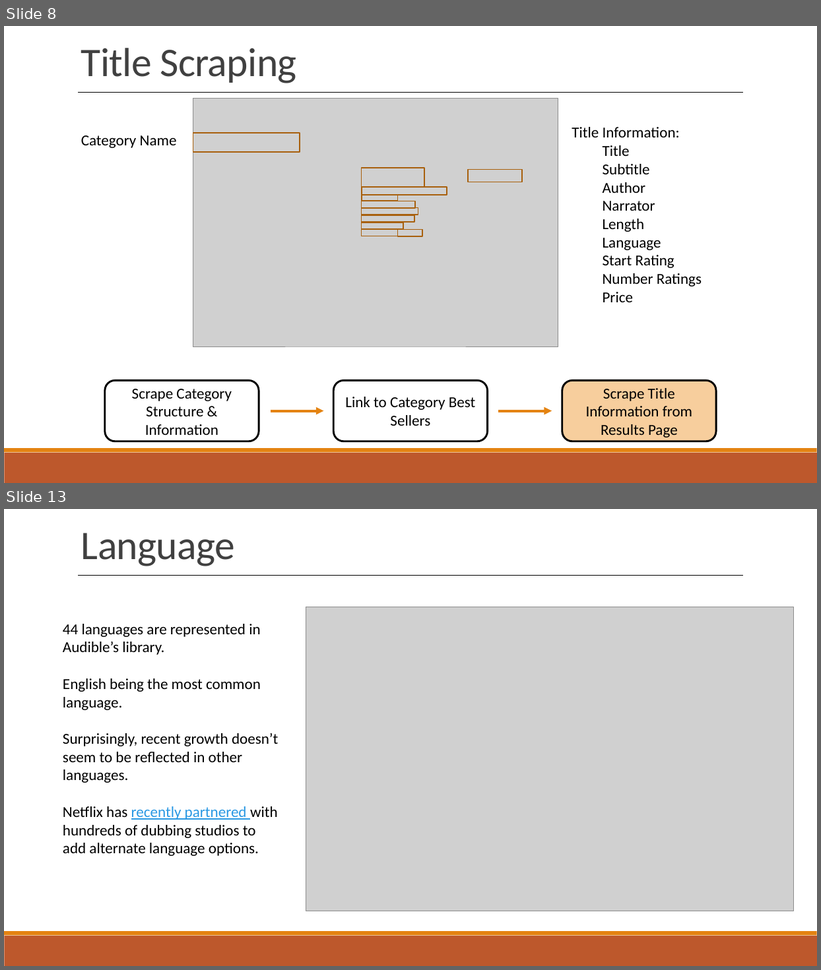
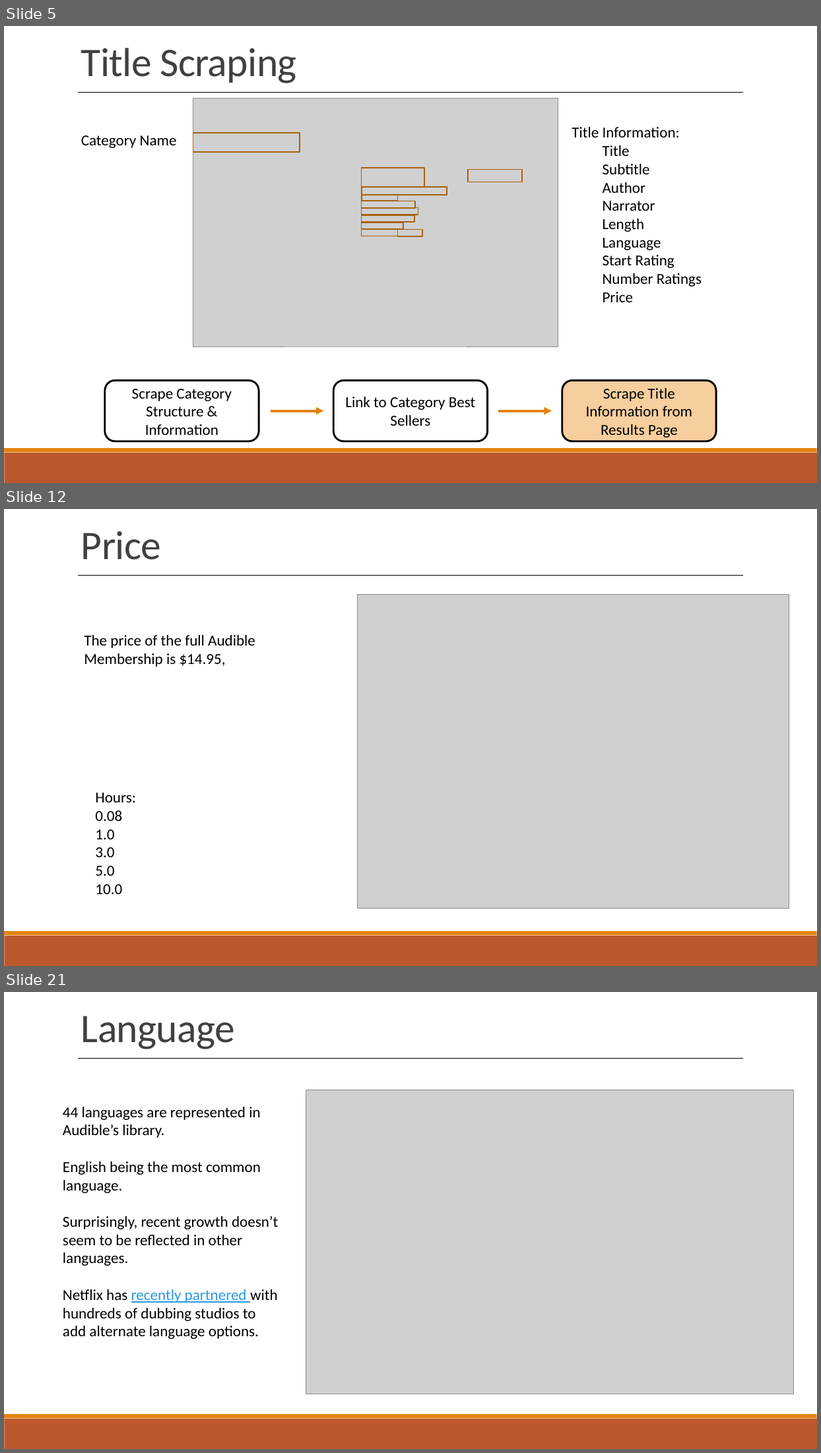
Before and after one commit to jwelch1123/finding_the_tree_in_the_forest, a slide deck: Presentation.pptx. Shown one above the other, each under a label of ours: slides 8 and 13 before the commit, slides 5, 12 and 21 after it; the slides between them are not shown. The pictures are 821x970 and 821x1453 pixels, drawn with LibreOffice and Linux fonts; fonts in the diff are those of the drawing; grey boxes stand for pictures. Boxes give left, top, right and bottom in pixels: in the first picture for what was removed or moved away, otherwise in the second. Text is boxed around its words. In the diff, an @@ line names an element or a change of style, - is before the commit and + after.

```diff
--- a/Presentation.pptx
+++ b/Presentation.pptx
@@ slide 12 added at (4, 509, 817, 966), background #FFFFFF; not listed: 2 template elements that a slide beside it also shows @@
@@ text added at (81, 531, 161, 560), 48 pt, text #404040 @@
+Price
@@ line added from (79, 576) to (743, 576), #000000 0.25 pt @@
@@ picture added at (358, 594, 789, 908) @@
@@ text added at (84, 635, 255, 667), 18 pt, text #000000 @@
+The price of the full Audible Membership is $14.95,
@@ text added at (95, 793, 136, 894), 18 pt, text #000000 @@
+Hours:
+0.08
+1.0
+3.0
+5.0
+10.0
@@ what was slide 8 is now slide 5 @@
@@ what was slide 13 is now slide 21 @@
```
Also in this commit, not shown: 4 slides changed, 15 other slides added, 12 slides removed, 20 other files.
